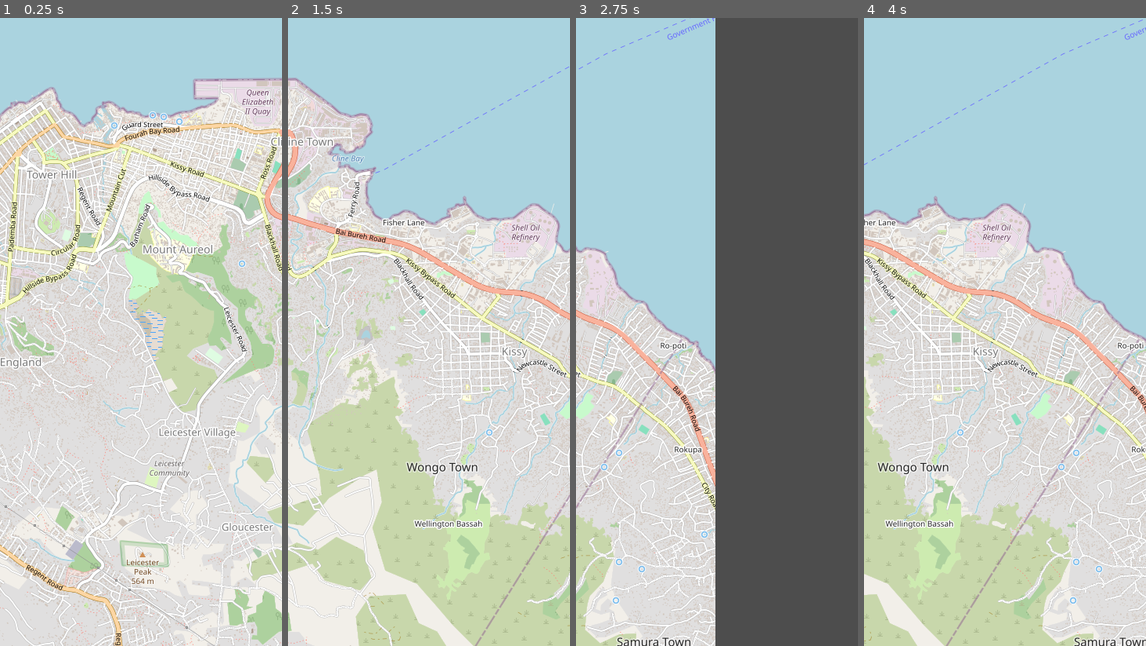
Above: before the commit, frames 1-4 (left to right).
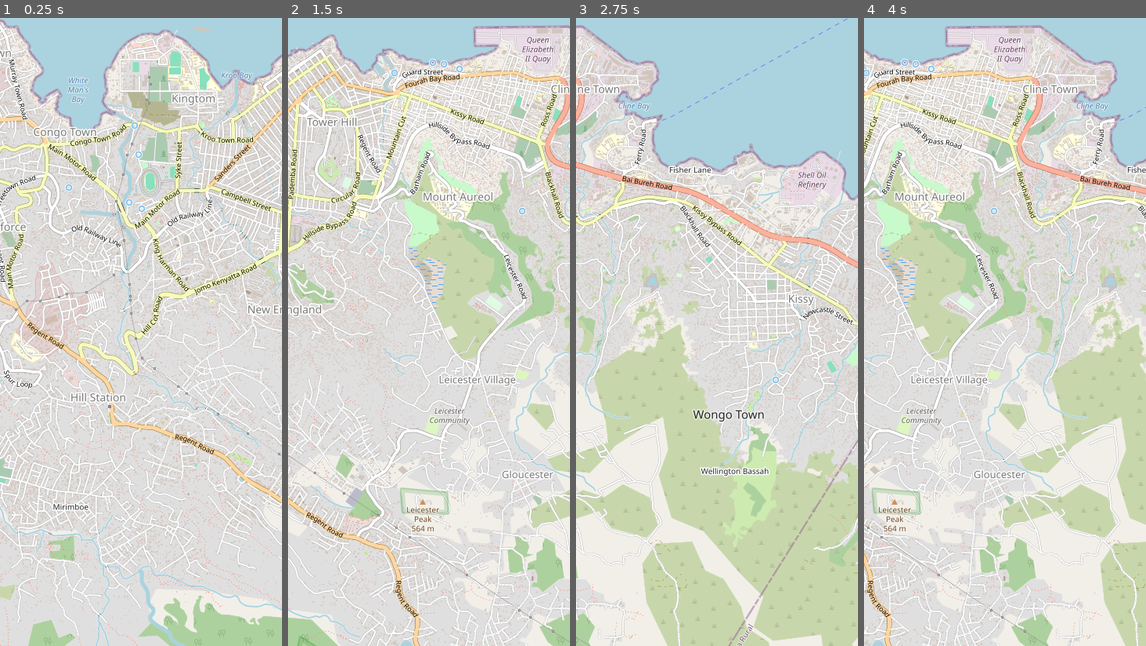
Above: after the commit, the same moments.

Repository: carabowes/Luscinia
Game: Godot game, scene res://scenes/map.tscn
Same seed, same stepped clock (60 frames per second), same inputs: the game is played once before the commit and once after it.
Inputs (mouse positions are in pixels of both pictures, inside the frame that each line leads up to):
- Up to frame 1 (0.25 s): no input
- Up to frame 2 (1.5 s): tap Enter at 0.5 s; move the mouse to (491, 300) at 0.52 s; hold D 0.53-1.25 s; hold 1 0.53-1.25 s; click (491, 300) at 0.67 s; drag from (372, 363) to (414, 457) at 1.27 s
- Up to frame 3 (2.75 s): tap Space at 2 s; move the mouse to (745, 193) at 2.02 s; hold D from 2.03 s (still down); hold 3 from 2.03 s (still down)
- Up to frame 4 (4 s): release D at 2.75 s; release 3 at 2.75 s; drag from (990, 457) to (920, 237) at 2.77 s; tap Enter at 3.5 s; move the mouse to (1089, 426) at 3.52 s; hold A from 3.53 s (still down); hold 2 from 3.53 s (still down)

The runs differ from the first frame. In frame 1, 51% of the frame differs, in the area x 0-100%, y 0-100%; in frame 2, 67%; in frame 3, 85%; in frame 4, 70%.

Commit message:
Minor Bug Fixes and Style Changes
Refs #48

Fixed some bugs with the clamping as it would not always
fully clamp the map inside the viewport. Also made it so that
the viewport size and map size are auto generated rather than being
export variables.

Changed the code layout to match the agreed style guide.

Diff:
--- a/luscinia/scenes/map.tscn
+++ b/luscinia/scenes/map.tscn
@@ -1,7 +1,7 @@
 [gd_scene load_steps=3 format=3 uid="uid://djfodjryat72c"]
 
 [ext_resource type="Texture2D" uid="uid://c5tv206f6s8ns" path="res://sprites/freetownmap.png" id="1_lett5"]
-[ext_resource type="Script" path="res://scenes/map.gd" id="1_xeldf"]
+[ext_resource type="Script" path="res://scripts/ui/map.gd" id="1_xeldf"]
 
 [node name="MapView" type="Control"]
 layout_mode = 3
--- a/luscinia/scenes/map.gd
+++ b/luscinia/scripts/ui/map.gd
@@ -1,23 +1,24 @@
 extends Control
 
-var current_scale : float = 1
 @export var zoom_speed : float = 0.1
 @export var min_zoom : float = 0.5
 @export var max_zoom : float = 2.0
 @export var pan_speed : float = 500
 @onready var map = $MapTexture
 
+var current_scale : float = 1
 var is_dragging = false
 var last_mouse_position = Vector2.ZERO
 
-@export var map_size = Vector2(3500,1866)
-@export var viewport_size = Vector2(1054, 933)
+@onready var map_size = map.size
+@onready var viewport_size = Vector2(get_viewport().get_visible_rect().size)
 
 func _ready() -> void:
+	print(viewport_size)
+	print(map_size)
 	var initial_position = (viewport_size - map_size * current_scale) / 2
 	map.position = initial_position
 	clamp_position()
-
 
 
 func _process(delta: float) -> void:
@@ -36,14 +37,12 @@
 
 
 func _input(event):
-
 	if event is InputEventMouseButton:
 		if event.button_index == MOUSE_BUTTON_WHEEL_UP:
 			handle_wheel_input(zoom_speed, get_global_mouse_position())
 
 		elif event.button_index == MOUSE_BUTTON_WHEEL_DOWN:
 			handle_wheel_input(-zoom_speed, get_global_mouse_position())
-
 
 
 func handle_wheel_input(delta_zoom: float, global_mouse_position: Vector2):
@@ -61,21 +60,13 @@
 	map.position -= focal_point_delta
 	clamp_position()
 
+
 func clamp_position() -> void:
-		var scaled_map_size = map_size * current_scale
+	var scaled_map_size = map_size * current_scale
+	var min_x = -(scaled_map_size.x - viewport_size.x)
+	var max_x = 0
+	var min_y = -(scaled_map_size.y - viewport_size.y)
+	var max_y = 0
 
-		var min_x = viewport_size.x - scaled_map_size.x if scaled_map_size.x > viewport_size.x else 0
-		var max_x = 0 if scaled_map_size.x > viewport_size.x else viewport_size.x - scaled_map_size.x
-		var min_y = viewport_size.y - scaled_map_size.y if scaled_map_size.y > viewport_size.y else 0
-		var max_y = 0 if scaled_map_size.y > viewport_size.y else viewport_size.y - scaled_map_size.y
-
-		if scaled_map_size.x < viewport_size.x:
-			min_x = (viewport_size.x - scaled_map_size.x) / 2
-			max_x = min_x
-		if scaled_map_size.y < viewport_size.y:
-			min_y = (viewport_size.y - scaled_map_size.y) / 2
-			max_y = min_y
-
-
-		map.position.x = clamp(map.position.x, min_x, max_x)
-		map.position.y = clamp(map.position.y, min_y, max_y)
+	map.position.x = clamp(map.position.x, min_x, max_x)
+	map.position.y = clamp(map.position.y, min_y, max_y)
